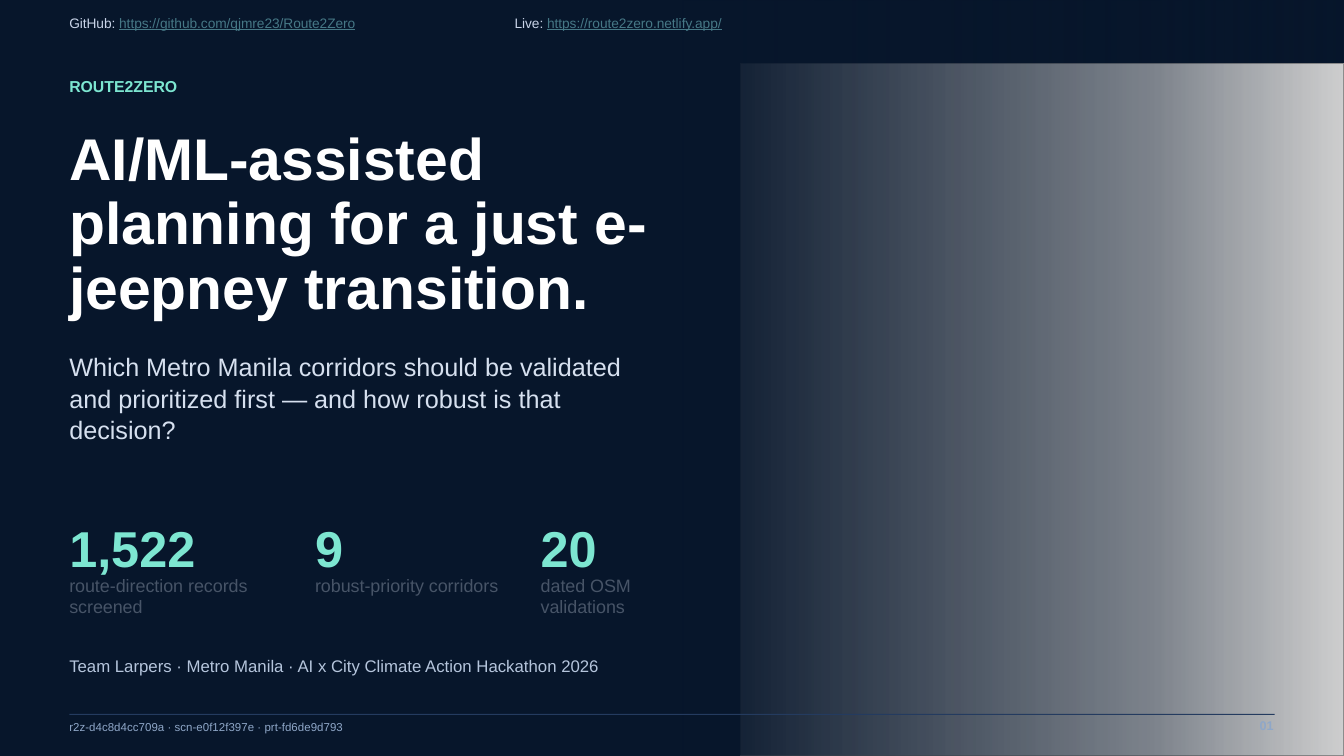
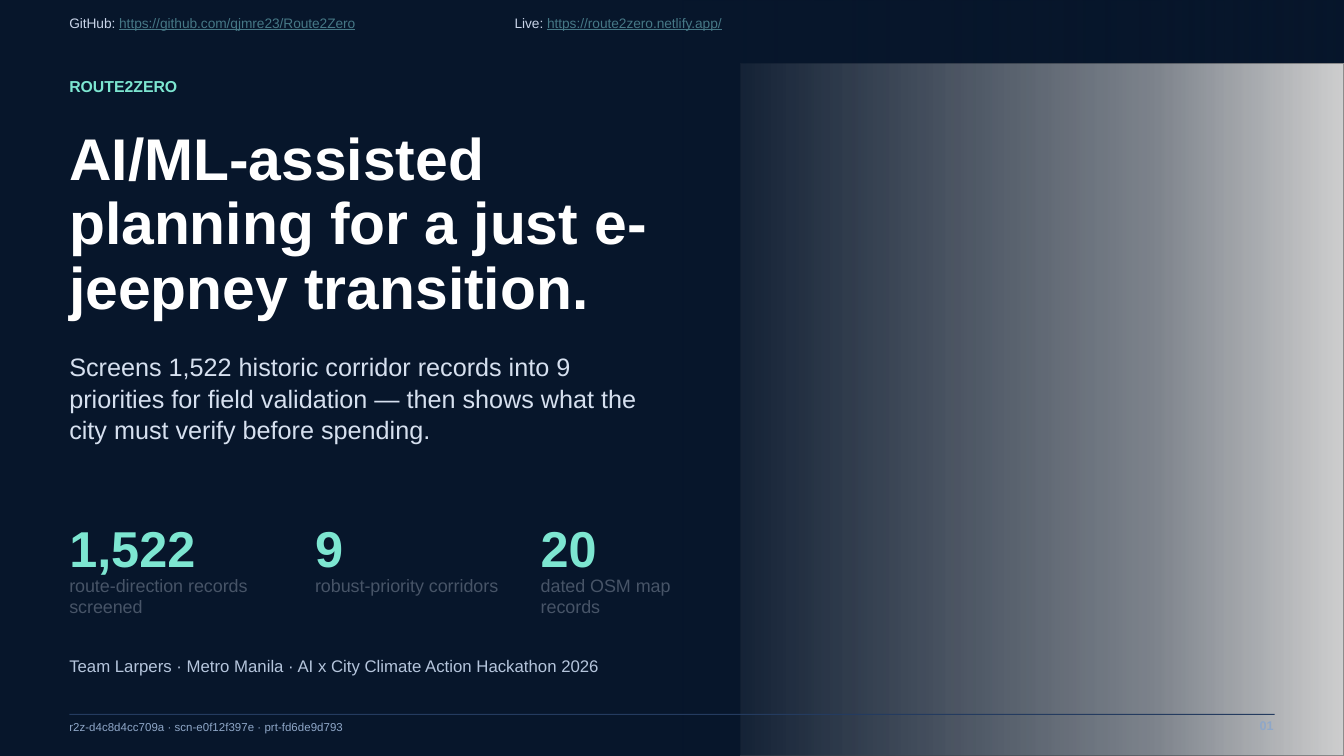
Before and after one commit to qjmre23/Route2Zero, a slide deck: slide 1 of output/submission/Route2Zero_Concept_Deck_20_Slides.pptx. Drawn at 1344x756 pixels with LibreOffice and Linux fonts; fonts in the diff are those of the drawing; grey boxes stand for pictures. Boxes give left, top, right and bottom in pixels: in the first picture for what was removed or moved away, otherwise in the second. Text is boxed around its words. In the diff, an @@ line names an element or a change of style, - is before the commit and + after.

```diff
--- a/output/submission/Route2Zero_Concept_Deck_20_Slides.pptx
+++ b/output/submission/Route2Zero_Concept_Deck_20_Slides.pptx
@@ text at (x1=69, y1=357, x2=636, y2=445): text changed @@
-Which Metro Manila corridors should be validated and prioritized first — and how robust is that decision?
+Screens 1,522 historic corridor records into 9 priorities for field validation — then shows what the city must verify before spending.
@@ text at (x1=541, y1=579, x2=671, y2=613): text changed @@
-dated OSM validations
+dated OSM map records
```
Also in this commit, not shown: 4 other slides changed, 59 other files.
